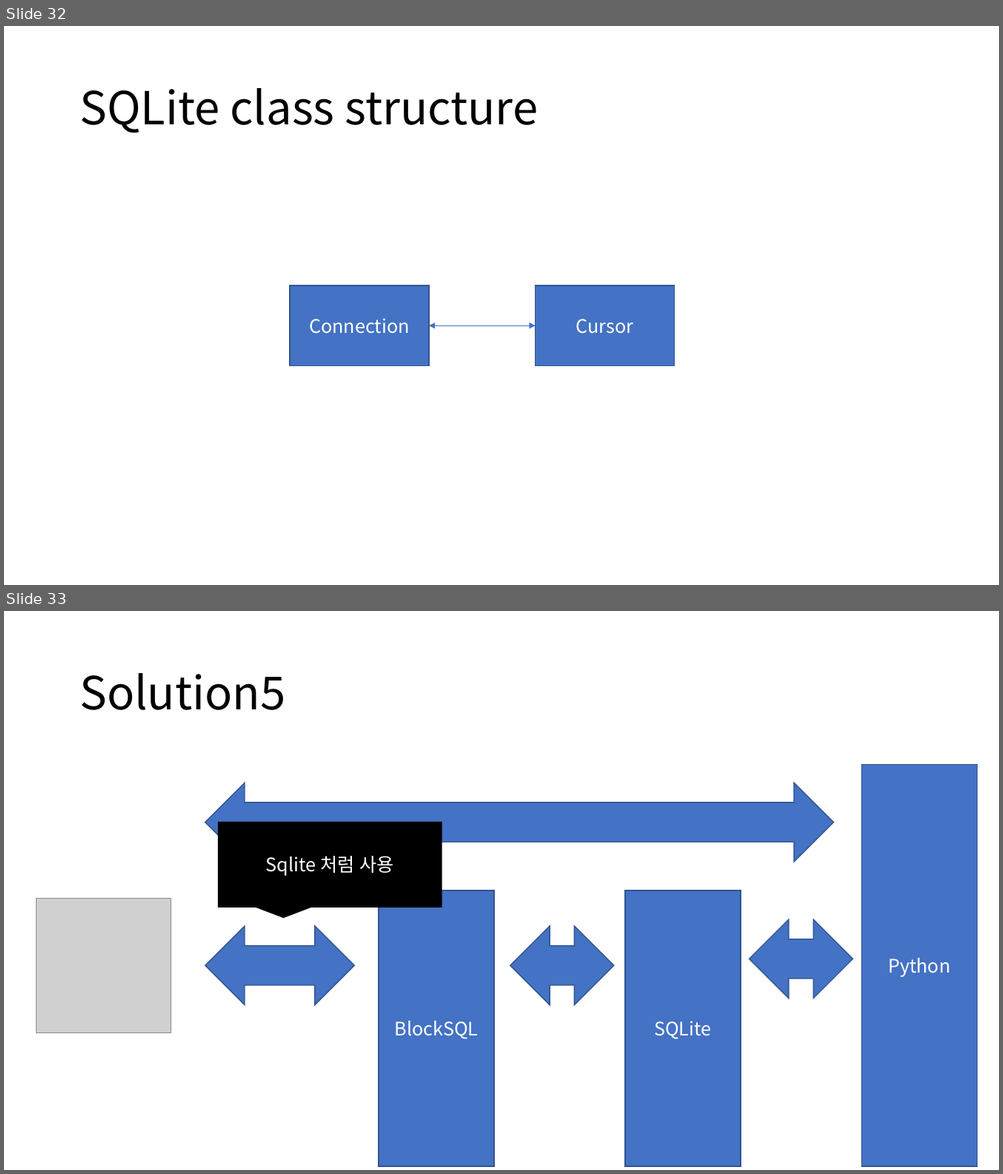
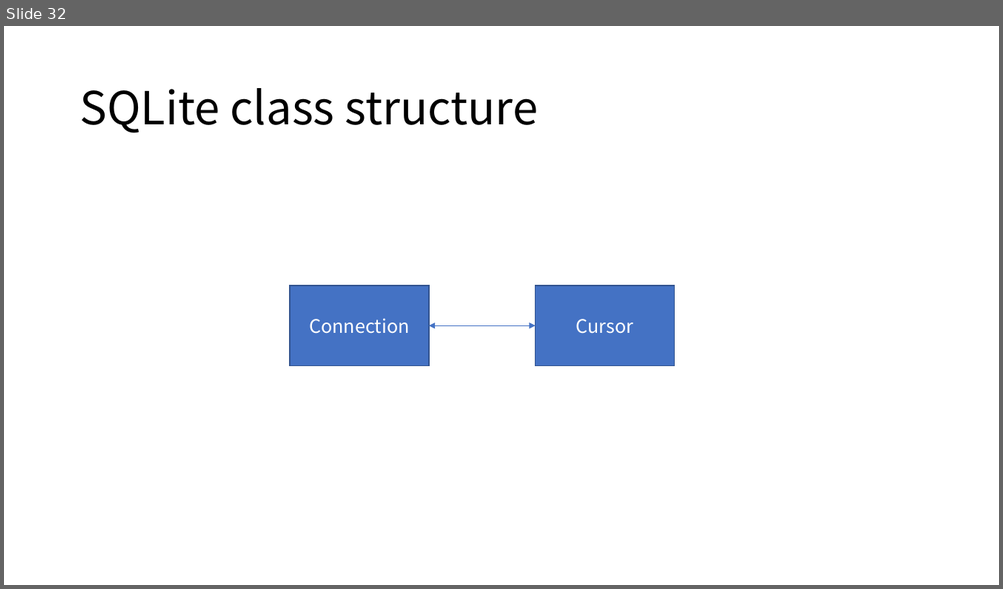
Before and after one commit to hslee1539/blockSQL, a slide deck: 컨셉.pptx. Shown one above the other, each under a label of ours: slides 32 and 33 before the commit, slide 32 after it. The pictures are 1003x1174 and 1003x589 pixels, drawn with LibreOffice and Linux fonts; fonts in the diff are those of the drawing; grey boxes stand for pictures. Boxes give left, top, right and bottom in pixels: in the first picture for what was removed or moved away, otherwise in the second. Text is boxed around its words. In the diff, an @@ line names an element or a change of style, - is before the commit and + after.

```diff
--- a/컨셉.pptx
+++ b/컨셉.pptx
@@ slide 33 removed at (4,611,999,1170), background #FFFFFF @@
@@ title removed at (79,673,285,710) @@
-Solution5
@@ rectangle removed at (861,765,977,1167) @@
-Python
@@ left right arrow removed at (205,783,834,862) @@
@@ speech box removed at (218,822,441,907) @@
-Sqlite 처럼 사용
@@ picture removed at (36,898,171,1034) @@
@@ rectangle removed at (378,891,494,1167) @@
-BlockSQL
@@ rectangle removed at (625,891,740,1167) @@
-SQLite
@@ left right arrow removed at (749,920,853,999) @@
@@ left right arrow removed at (205,926,355,1005) @@
@@ left right arrow removed at (510,926,614,1005) @@
```
Also in this commit, not shown: 1 slide changed, 30 other slides removed, 21 other files.
